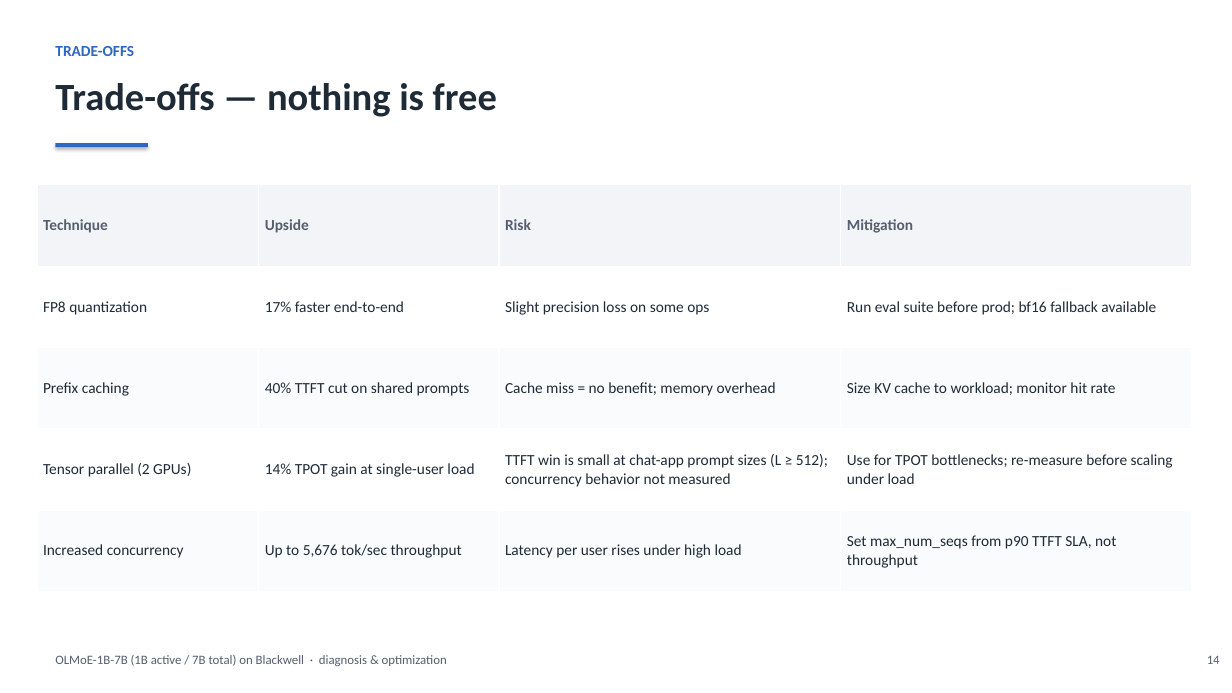
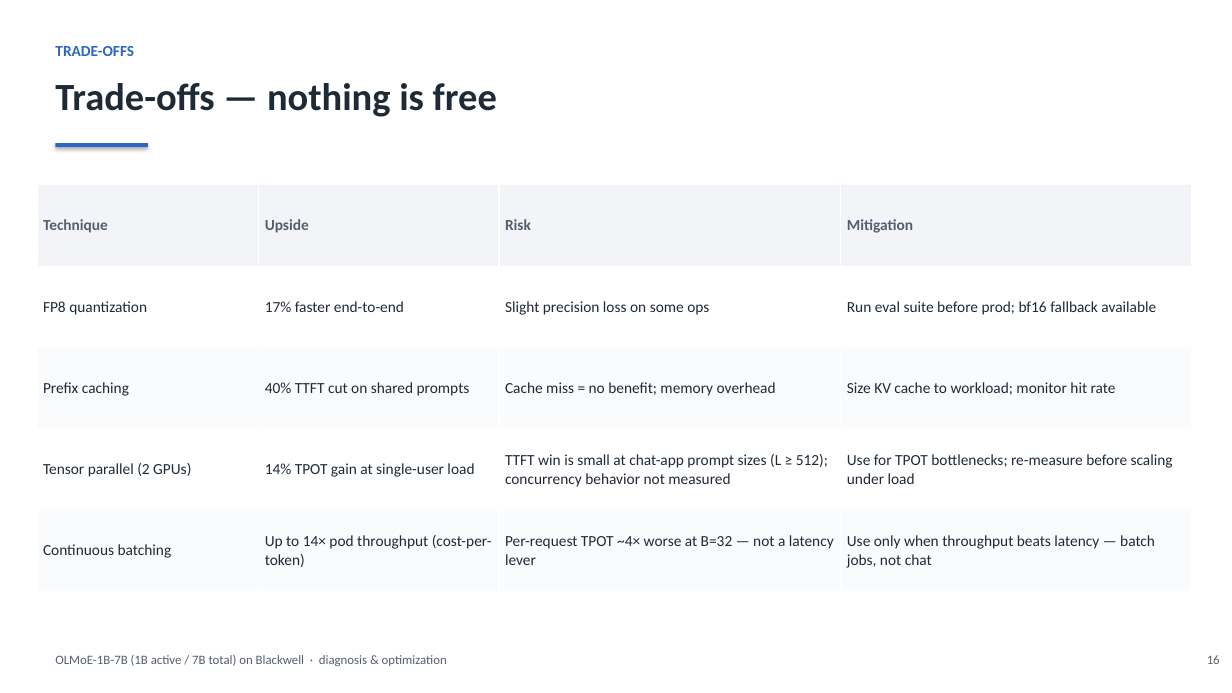
Before and after one commit to harishvs/moe-inference-optimize, a slide deck: slide 16 of talk/deck.pptx (slide 14 before the commit). Drawn at 1232x693 pixels with LibreOffice and Linux fonts; fonts in the diff are those of the drawing. Boxes give left, top, right and bottom in pixels: in the first picture for what was removed or moved away, otherwise in the second. Text is boxed around its words. In the diff, an @@ line names an element or a change of style, - is before the commit and + after.

```diff
--- a/talk/deck.pptx
+++ b/talk/deck.pptx
@@ table at (37,185,1192,592) @@
-row 5: Increased concurrency | Up to 5,676 tok/sec throughput | Latency per user rises under high load | Set max_num_seqs from p90 TTFT SLA, not throughput
+row 5: Continuous batching | Up to 14× pod throughput (cost-per-token) | Per-request TPOT ~4× worse at B=32 — not a latency lever | Use only when throughput beats latency — batch jobs, not chat
@@ text at (1207,655,1220,664): text changed @@
-14
+16
```
Also in this commit, not shown: 13 other slides changed, 2 slides added, 1 slide removed, 7 other files.
